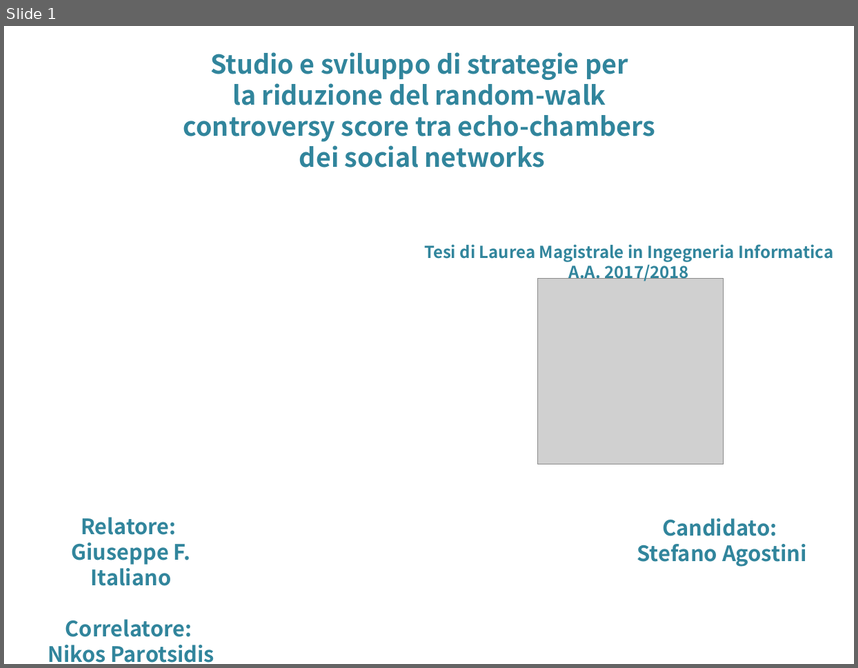
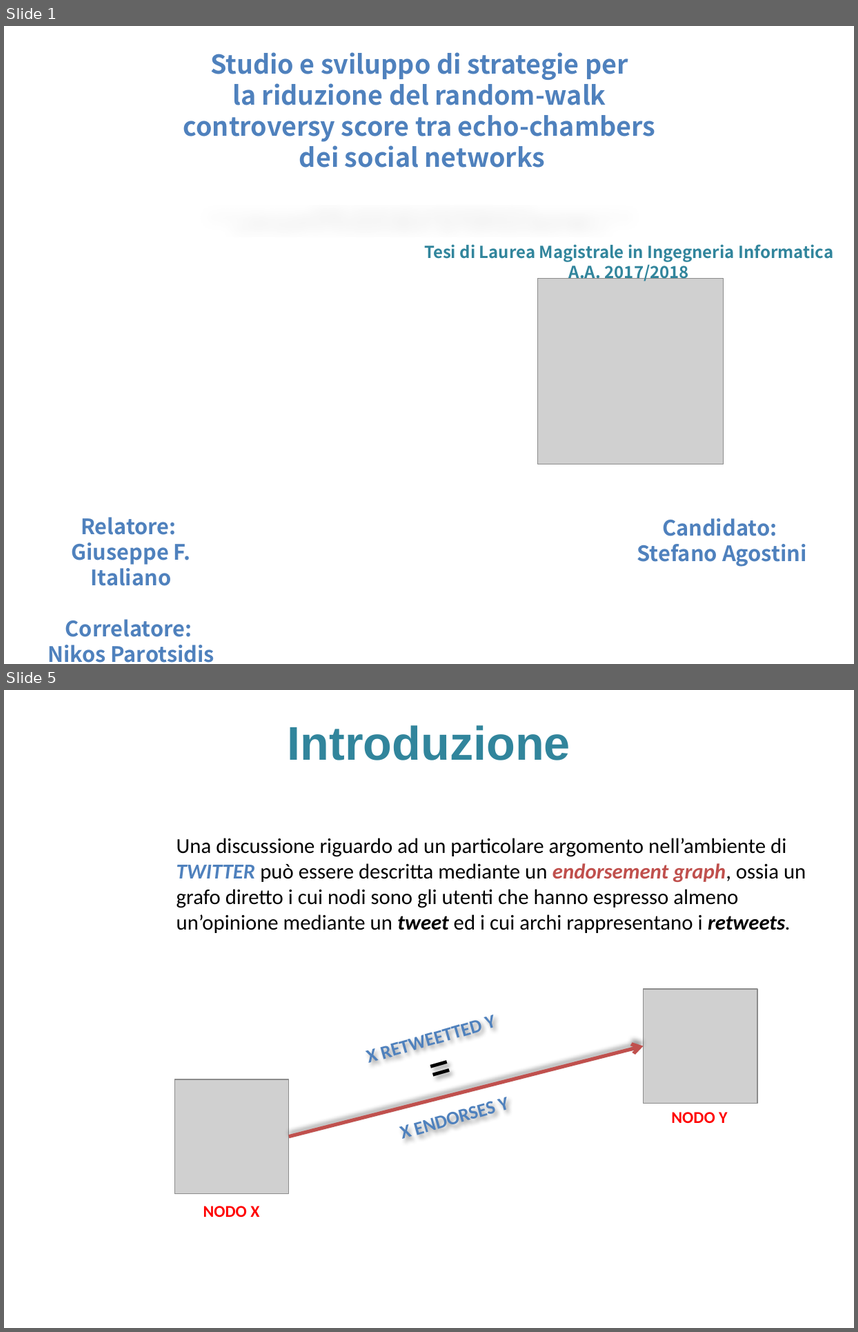
Before and after one commit to sidious1991/TesiLatex, a slide deck: PRESENTAZIONE_TESI/presentazione_agostini_stefano.pptx. Shown one above the other, each under a label of ours: slide 1 before the commit, slides 1 and 5 after it; the slides between them are not shown. The pictures are 858x668 and 858x1332 pixels, drawn with LibreOffice and Linux fonts; fonts in the diff are those of the drawing; grey boxes stand for pictures; background and template pictures are left out. Boxes give left, top, right and bottom in pixels: in the first picture for what was removed or moved away, otherwise in the second. Text is boxed around its words. In the diff, an @@ line names an element or a change of style, - is before the commit and + after.

```diff
--- a/PRESENTAZIONE_TESI/presentazione_agostini_stefano.pptx
+++ b/PRESENTAZIONE_TESI/presentazione_agostini_stefano.pptx
@@ slide 5 added at (4,690,854,1328), background picture (left out) @@
@@ title added at (288,725,570,760), 40 pt, text #31859C, bold @@
+Introduzione
@@ text added at (176,838,806,933), 18 pt, text #000000 @@
+Una discussione riguardo ad un particolare argomento nell’ambiente di
+TWITTER può essere descritta mediante un endorsement graph, ossia un
+grafo diretto i cui nodi sono gli utenti che hanno espresso almeno
+un’opinione mediante un tweet ed i cui archi rappresentano i retweets.
@@ picture added at (643,988,757,1103) @@
@@ text added at (368,1014,510,1138), 16 pt, text #4F81BD, bold @@
+X RETWEETTED Y
+=
+X ENDORSES Y
@@ arrow added from (289, 1136) to (643, 1046), #C0504D 3 pt @@
@@ picture added at (175,1079,289,1193) @@
@@ text added at (671,1112,727,1123), 14 pt, text #FF0000, bold @@
+NODO Y
@@ text added at (203,1205,259,1216), 14 pt, text #FF0000, bold @@
+NODO X
@@ slide 1 changed as well @@
@@ text "Studio e sviluppo di strategie ..." at (183,52,655,167): text colour #31859C to #4F81BD, letter outline none to #002060 0.75 pt @@
@@ text "Relatore:" at (47,517,214,662): text colour #31859C to #4F81BD @@
@@ text "Candidato:" at (637,518,807,566): text colour #31859C to #4F81BD @@
```
Also in this commit, not shown: 3 other slides changed, 2 other files.
